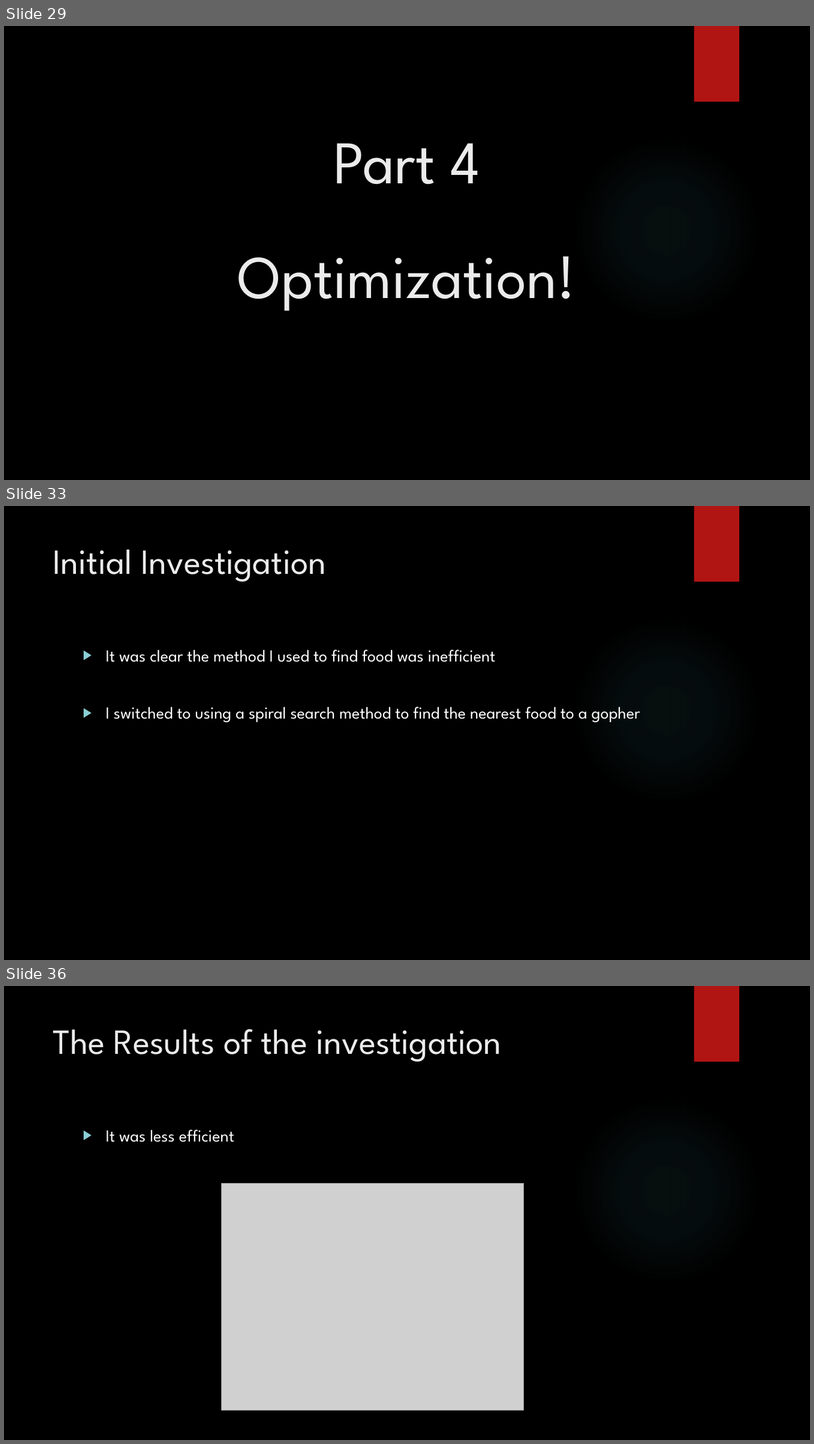
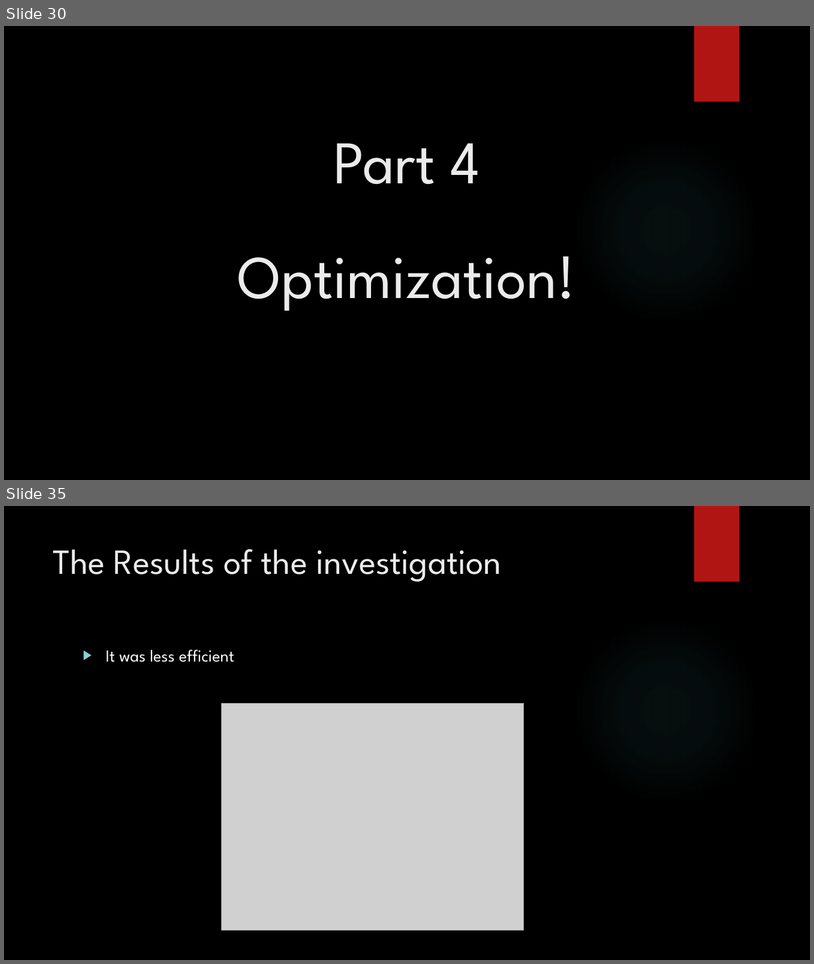
Before and after one commit to jaminologist/GopherLife, a slide deck: GopherLife.pptx. Shown one above the other, each under a label of ours: slides 29, 33 and 36 before the commit, slides 30 and 35 after it; the slides between them are not shown. The pictures are 814x1444 and 814x964 pixels, drawn with LibreOffice and Linux fonts; fonts in the diff are those of the drawing; grey boxes stand for pictures; background and template pictures are left out. Boxes give left, top, right and bottom in pixels: in the first picture for what was removed or moved away, otherwise in the second. Text is boxed around its words. In the diff, an @@ line names an element or a change of style, - is before the commit and + after.

```diff
--- a/GopherLife.pptx
+++ b/GopherLife.pptx
@@ slide 33 removed at (4, 506, 810, 960), background picture (left out); not listed: 2 template elements that a slide beside it also shows @@
@@ title removed at (53, 549, 326, 582) @@
-Initial Investigation
@@ text removed at (106, 649, 641, 722) @@
-▶ It was clear the method I used to find food was inefficient
-▶ I switched to using a spiral search method to find the nearest food to a gopher
@@ what was slide 29 is now slide 30 @@
@@ what was slide 36 is now slide 35 @@
```
Also in this commit, not shown: 7 slides changed, 14 slides added, 8 other slides removed, 9 other files.
